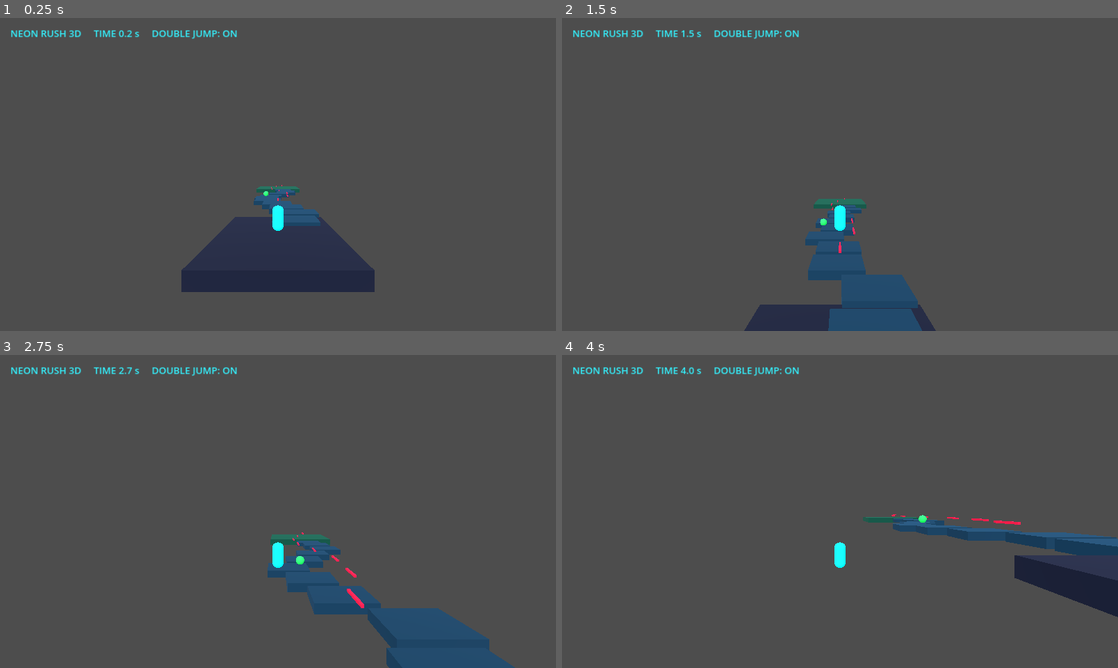
Above: before the commit, frames 1-4 (two rows, left to right).
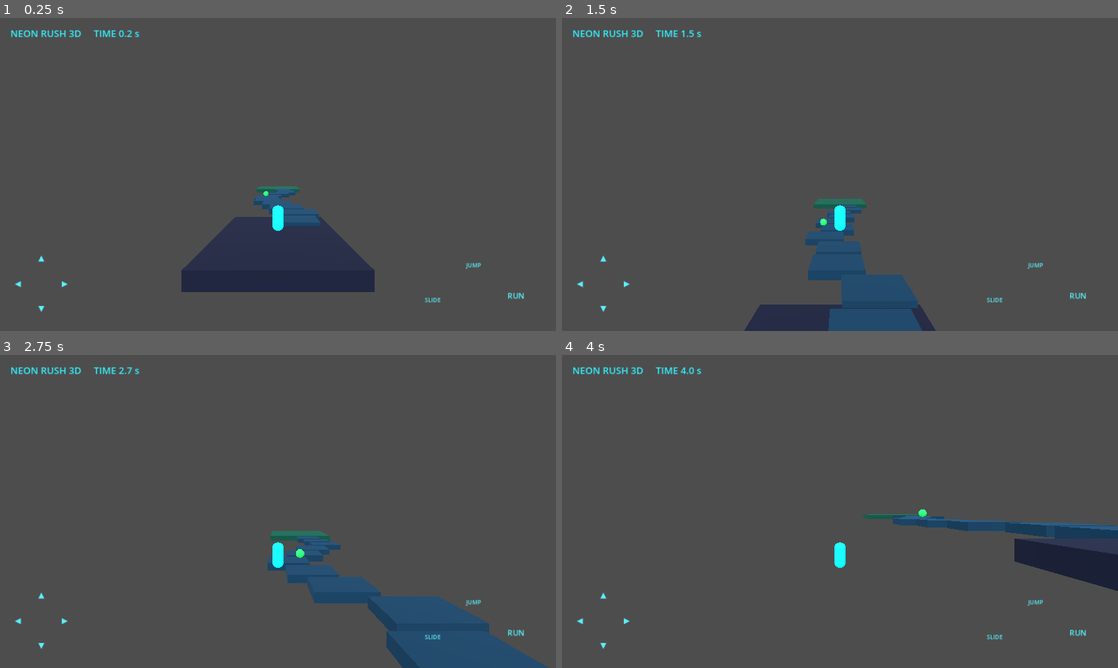
Above: after the commit, the same moments.

Repository: mahdialloui01-art/NEON-RUSH-3D
Game: Godot game, scene res://Main.tscn
Same seed, same stepped clock (60 frames per second), same inputs: the game is played once before the commit and once after it.
Inputs:
- Up to frame 1 (0.25 s): no input
- Up to frame 2 (1.5 s): hold Shift (sprint) 0.53-1.28 s; hold W (move_forward) from 0.53 s (still down); tap Ctrl (slide) at 0.6 s; tap Space (jump) at 0.77, 1.07 s; tap Shift (sprint) at 1.35 s
- Up to frame 3 (2.75 s): tap Space (jump) at 1.52, 1.55, 1.82, 2.1 s; release W (move_forward) at 2.03 s; hold A (move_left) from 2.03 s (still down); tap Ctrl (slide) at 2.3 s
- Up to frame 4 (4 s): tap Ctrl (slide) at 2.85 s; tap Space (jump) at 3.02, 3.32, 3.77, 3.8 s; tap Shift (sprint) at 3.05 s; release A (move_left) at 3.53 s; hold S (move_back) from 3.53 s (still down); hold Shift (sprint) from 3.53 s (still down)

The runs differ from the first frame. In frame 1, 0.4% of the frame differs, in the area x 2-95%, y 3-94%; in frame 2, 0.4%; in frame 3, 3.4%; in frame 4, 5.6%, in the area x 2-100%, y 3-94%.

Commit message:
Add mobile touch controls and course HUD

Diff:
--- a/scripts/game.gd
+++ b/scripts/game.gd
@@ -16,17 +16,15 @@
     if finished:
         return
     elapsed += delta
-    for i in platforms.size():
+    for i in range(platforms.size()):
         var p := platforms[i]
         if p.has_meta("moving"):
             p.position.x = float(p.get_meta("base_x")) + sin(elapsed * 1.5 + i) * 2.0
     if player.global_position.z < -38.0:
         finished = true
         hud.text = "RUN COMPLETE!   TIME %.2f s" % elapsed
-    elif player.global_position.y < -10.0:
-        hud.text = "CHECKPOINT  •  %.1f s" % elapsed
     else:
-        hud.text = "NEON RUSH 3D     TIME %.1f s     DOUBLE JUMP: ON" % elapsed
+        hud.text = "NEON RUSH 3D     TIME %.1f s" % elapsed
 
 func _setup_input() -> void:
     _key_action("move_left", KEY_A)
@@ -70,11 +68,6 @@
         if i == 6:
             _checkpoint(Vector3(x, 1.0, z))
     _platform(Vector3(0, 0, -42), Vector3(12, 1, 10), Color(0.0, 0.3, 0.24))
-
-    for i in range(0, 8):
-        var beam := _platform(Vector3(sin(float(i)) * 1.8, 1.1, -8.0 - i * 5.0), Vector3(0.18, 0.18, 2.2), Color(1.0, 0.08, 0.28))
-        beam.rotation_degrees.z = 0
-        beam.name = "NeonHazard"
 
 func _platform(pos: Vector3, size: Vector3, color: Color) -> StaticBody3D:
     var body := StaticBody3D.new()
@@ -122,3 +115,31 @@
     hud.add_theme_color_override("font_color", Color(0.2, 0.95, 1.0))
     layer.add_child(hud)
     hud.text = "NEON RUSH 3D"
+    _build_touch_controls(layer)
+
+func _build_touch_controls(layer: CanvasLayer) -> void:
+    var size := get_viewport().get_visible_rect().size
+    _touch_button(layer, "move_left", Vector2(76, size.y - 105), "◀")
+    _touch_button(layer, "move_right", Vector2(184, size.y - 105), "▶")
+    _touch_button(layer, "move_forward", Vector2(130, size.y - 164), "▲")
+    _touch_button(layer, "move_back", Vector2(130, size.y - 48), "▼")
+    _touch_button(layer, "jump", Vector2(size.x - 165, size.y - 145), "JUMP")
+    _touch_button(layer, "sprint", Vector2(size.x - 70, size.y - 78), "RUN")
+    _touch_button(layer, "slide", Vector2(size.x - 260, size.y - 65), "SLIDE")
+
+func _touch_button(layer: CanvasLayer, action: String, pos: Vector2, caption: String) -> void:
+    var button := TouchScreenButton.new()
+    button.action = action
+    button.position = pos
+    var hit := CircleShape2D.new()
+    hit.radius = 38.0
+    button.shape = hit
+    layer.add_child(button)
+
+    var label := Label.new()
+    label.text = caption
+    label.position = pos - Vector2(42, 16)
+    label.add_theme_font_size_override("font_size", 18 if caption.length() < 4 else 13)
+    label.add_theme_color_override("font_color", Color(0.35, 0.95, 1.0))
+    label.mouse_filter = Control.MOUSE_FILTER_IGNORE
+    layer.add_child(label)
